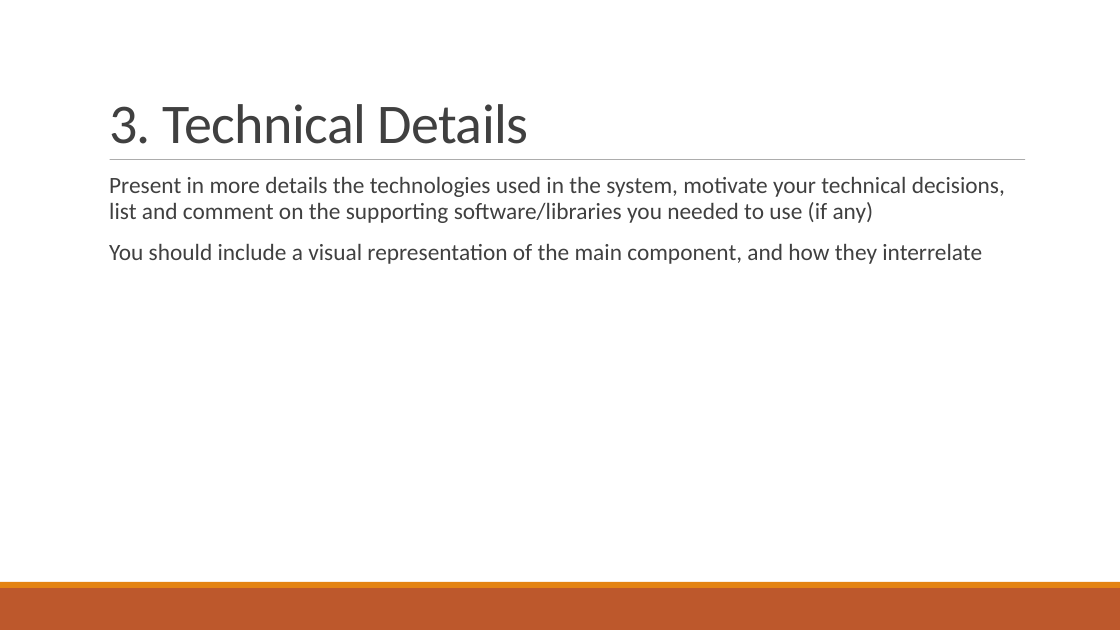
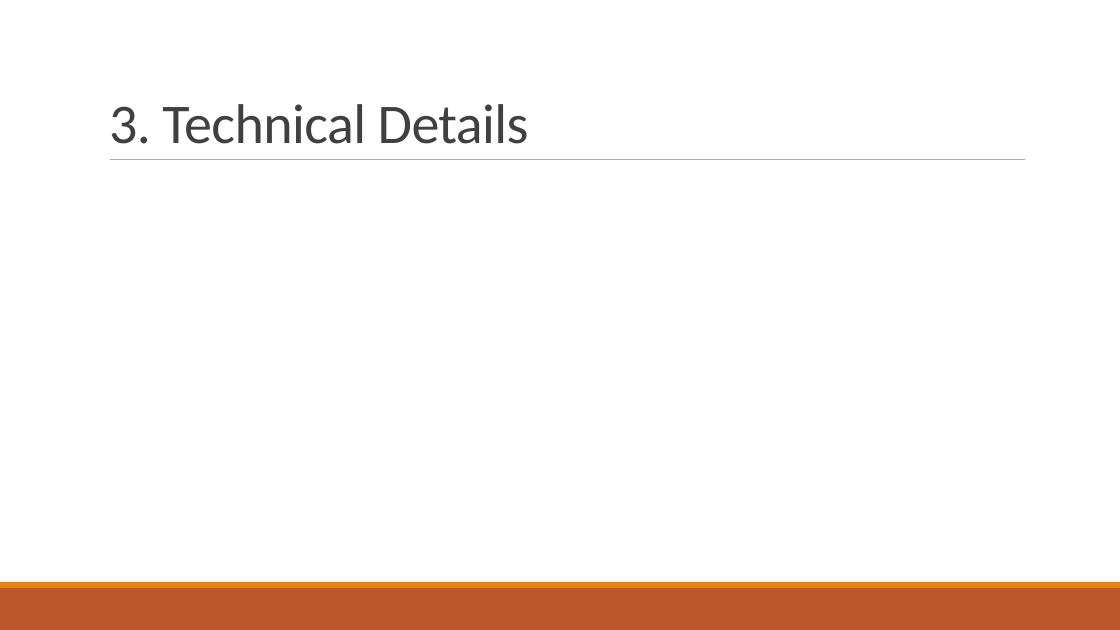
Before and after one commit to LagMechanic/CAB302_WIP, a slide deck: slide 6 of Documents/Presentation.pptx (slide 4 before the commit). Drawn at 1120x630 pixels with LibreOffice and Linux fonts; fonts in the diff are those of the drawing. Boxes give left, top, right and bottom in pixels: in the first picture for what was removed or moved away, otherwise in the second. Text is boxed around its words. In the diff, an @@ line names an element or a change of style, - is before the commit and + after.

```diff
--- a/Documents/Presentation.pptx
+++ b/Documents/Presentation.pptx
@@ text removed at box(109, 177, 1005, 264) @@
-  Present in more details the technologies used in the system, motivate your technical decisions, list and comment on the supporting software/libraries you needed to use (if any)
-  You should include a visual representation of the main component, and how they interrelate
```
Also in this commit, not shown: 5 other slides changed, 3 slides added, 1 slide removed.
